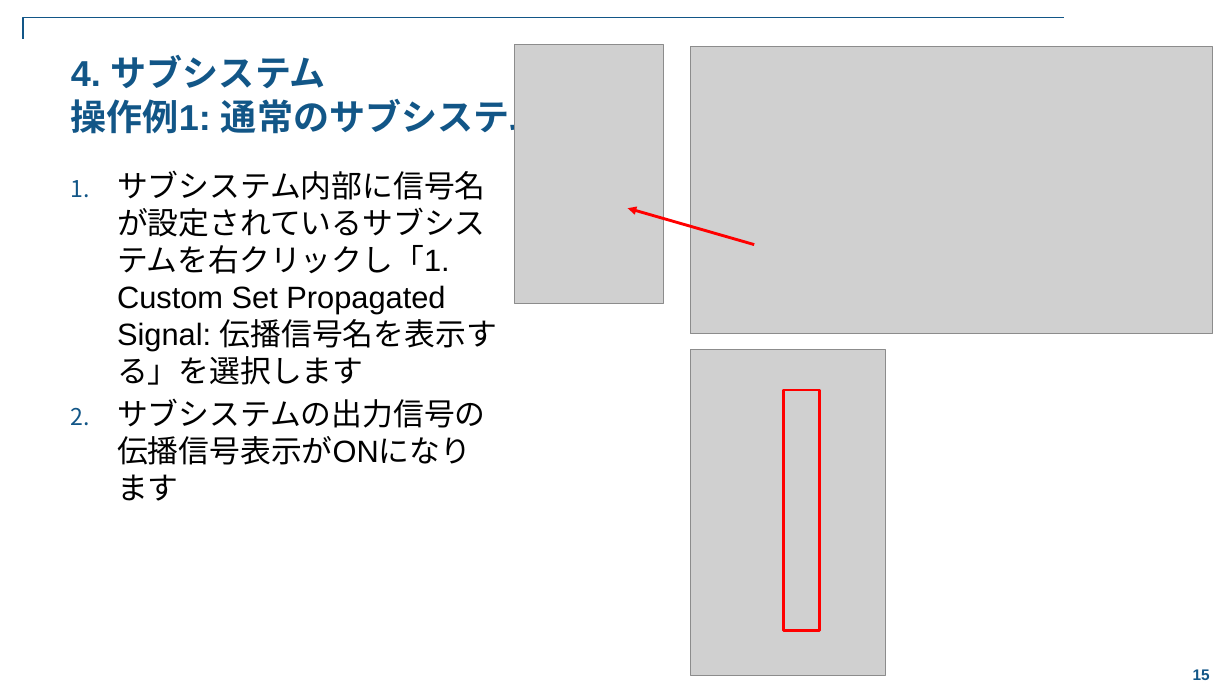
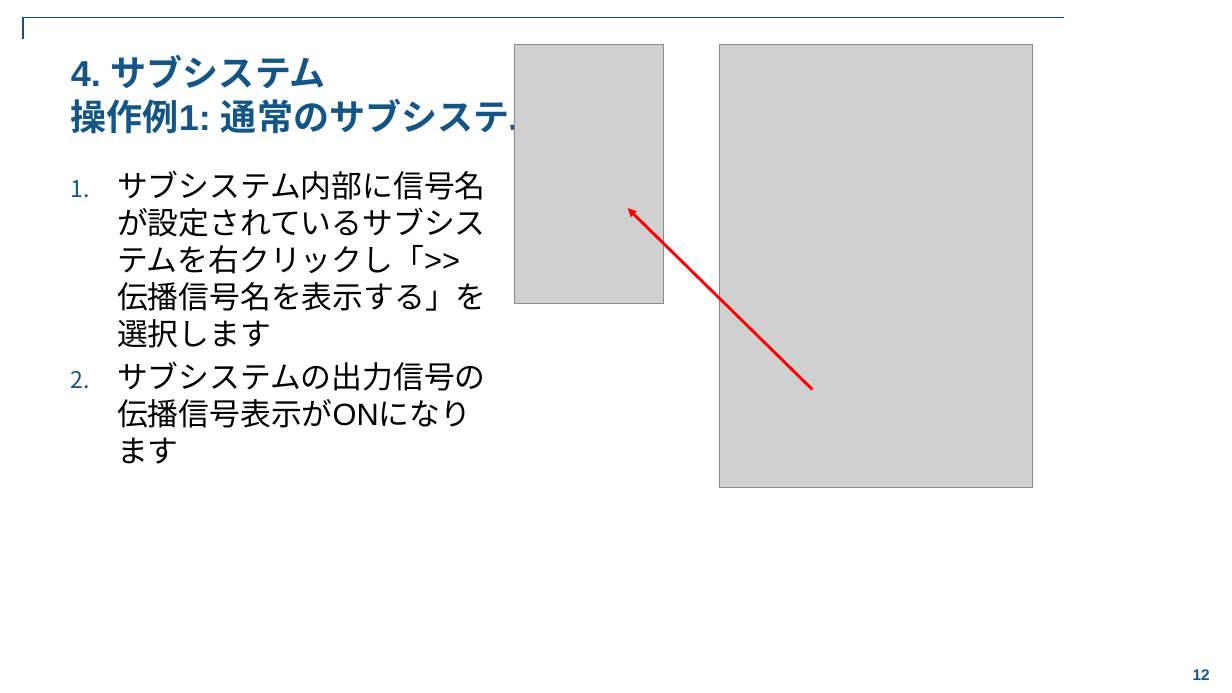
Before and after one commit to stozaki-mathworks/SetInheritedPortName-Simulink-Utility, a slide deck: slide 12 of doc/Simulink_Utility_SetInheritedPortName.pptx (slide 15 before the commit). Drawn at 1232x693 pixels with LibreOffice and Linux fonts; fonts in the diff are those of the drawing; grey boxes stand for pictures; background and template pictures are left out. Boxes give left, top, right and bottom in pixels: in the first picture for what was removed or moved away, otherwise in the second. Text is boxed around its words. In the diff, an @@ line names an element or a change of style, - is before the commit and + after.

Commit message:
<Update> ドキュメント及びライブラリファイル
1. ドキュメントを更新
2. サンプルモデルで使用しているライブラリを追加

```diff
--- a/doc/Simulink_Utility_SetInheritedPortName.pptx
+++ b/doc/Simulink_Utility_SetInheritedPortName.pptx
@@ picture removed at <box>690,46,1213,334</box> @@
@@ picture added at <box>719,44,1033,487</box> @@
@@ text at <box>117,171,487,348</box>: text changed @@
-1. サブシステム内部に信号名が設定されているサブシステムを右クリックし「1. Custom Set Propagated Signal: 伝播信号名を表示する」を選択します
+1. サブシステム内部に信号名が設定されているサブシステムを右クリックし「>> 伝播信号名を表示する」を選択します
@@ arrow moved from (754, 245) - (628, 208) to (812, 390) - (628, 208) @@
@@ picture removed at <box>691,350,885,677</box> @@
@@ rectangle removed at <box>784,390,820,630</box> @@
@@ page number at <box>1193,669,1210,680</box>: text changed @@
-15
+12
```
Also in this commit, not shown: 9 other slides changed, 3 slides removed, 2 other files.
